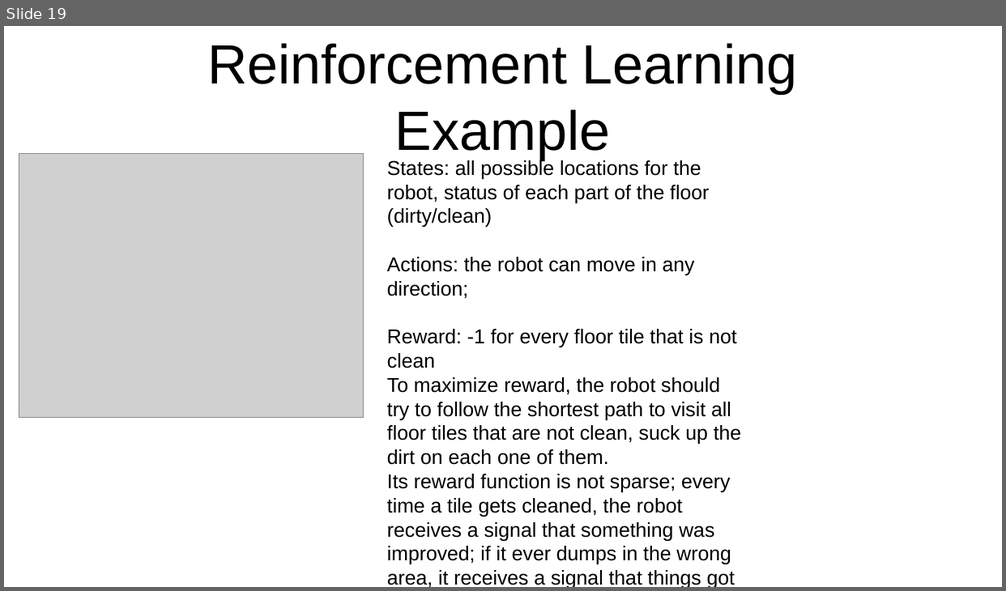
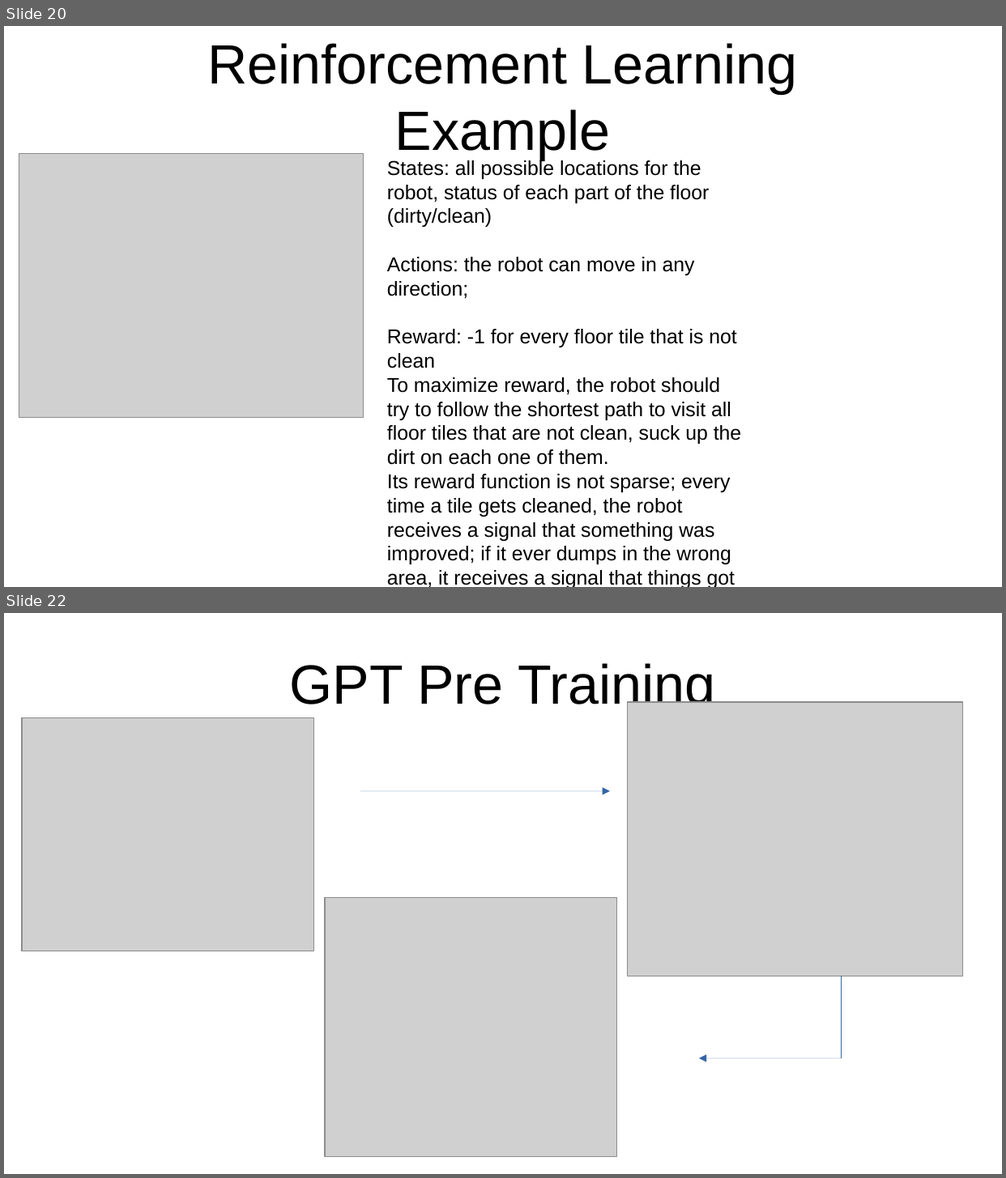
Before and after one commit to valliappanr/genai, a slide deck: nlp-presentation.odp. Shown one above the other, each under a label of ours: slide 19 before the commit, slides 20 and 22 after it; the slides between them are not shown. The pictures are 1006x591 and 1006x1178 pixels, drawn with LibreOffice and Linux fonts; fonts in the diff are those of the drawing; grey boxes stand for pictures. Boxes give left, top, right and bottom in pixels: in the first picture for what was removed or moved away, otherwise in the second. Text is boxed around its words. In the diff, an @@ line names an element or a change of style, - is before the commit and + after.

```diff
--- a/nlp-presentation.odp
+++ b/nlp-presentation.odp
@@ slide 22 added at <box>4,613,1002,1174</box>, background #FFFFFF @@
@@ title added at <box>290,663,715,714</box>, 44 pt, text #000000 @@
+GPT Pre Training
@@ picture added at <box>628,702,963,976</box> @@
@@ picture added at <box>22,718,313,952</box> @@
@@ arrow added from (360, 791) to (610, 791), #3465A4 0 pt @@
@@ picture added at <box>325,898,616,1157</box> @@
@@ line added from (842, 976) to (842, 1059), #3465A4 0 pt @@
@@ arrow added from (842, 1059) to (700, 1059), #3465A4 0 pt @@
@@ what was slide 19 is now slide 20 @@
```
Also in this commit, not shown: 1 slide changed, 4 other slides added, 1 slide removed.
